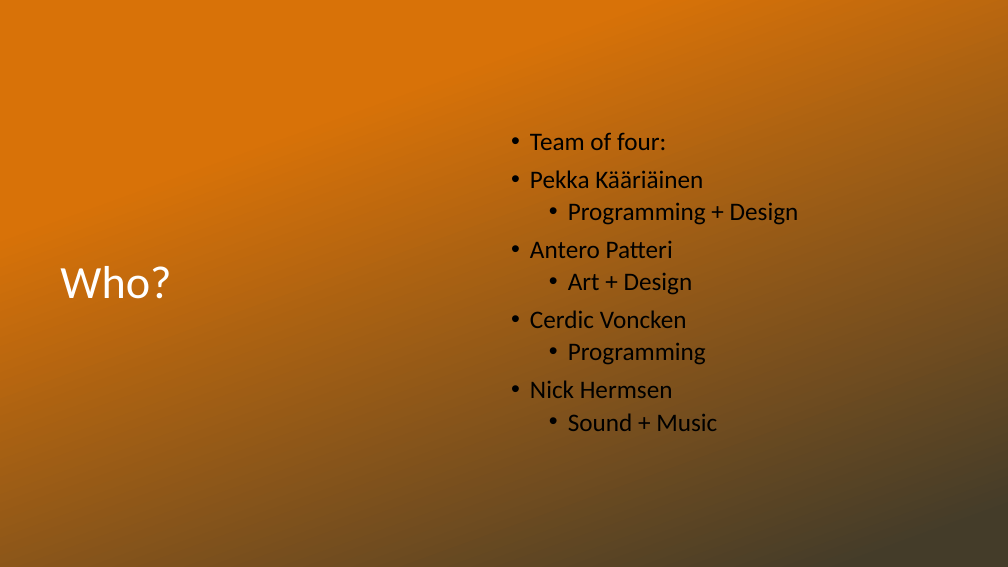
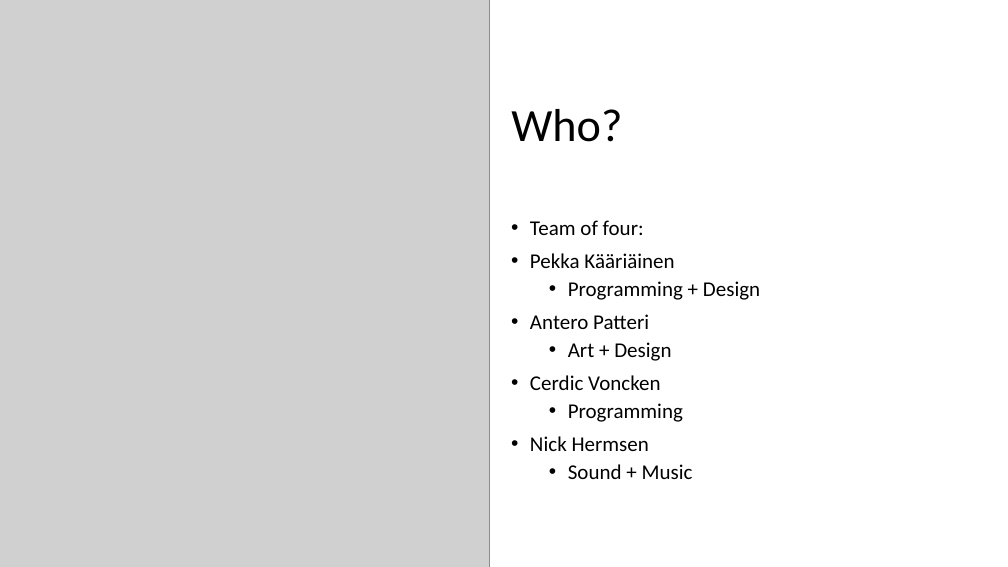
Before and after one commit to L5478/JamDev, a slide deck: slide 4 of Quack-A-Moley.pptx. Drawn at 1008x567 pixels with LibreOffice and Linux fonts; fonts in the diff are those of the drawing; grey boxes stand for pictures; background and template pictures are left out. Boxes give left, top, right and bottom in pixels: in the first picture for what was removed or moved away, otherwise in the second. Text is boxed around its words. In the diff, an @@ line names an element or a change of style, - is before the commit and + after.

```diff
--- a/Quack-A-Moley.pptx
+++ b/Quack-A-Moley.pptx
@@ rectangle removed at box(0, 0, 1008, 567) @@
@@ picture added at box(0, 0, 490, 567) @@
@@ title "Who?": place and size @@
-title "Who?" at box(60, 266, 171, 299)
+title "Who?" at box(511, 109, 622, 142)
@@ title "Who?" at box(511, 109, 622, 142): text colour #FFFFFF to #000000 @@
@@ text "Team of four:": place and size @@
-text "Team of four:" at box(530, 132, 799, 431)
+text "Team of four:" at box(530, 220, 760, 479)
@@ text "Team of four:" at box(530, 220, 760, 479): size 24 to 20 pt @@
```
Also in this commit, not shown: 3 other slides changed.
